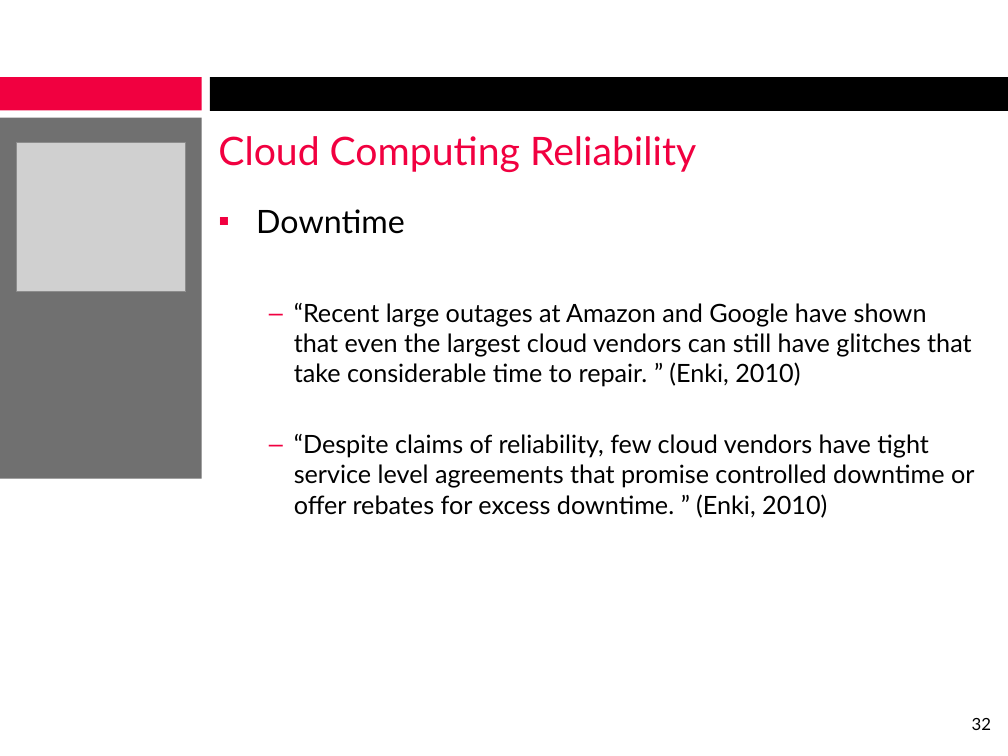
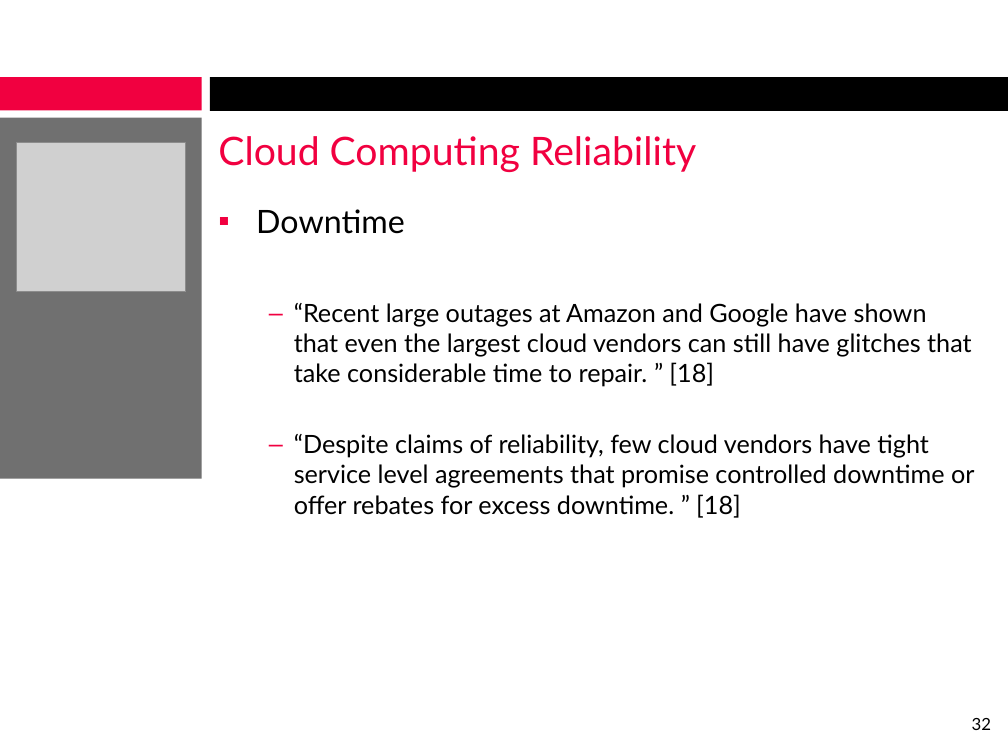
Before and after one commit to alexcraig/Sysc4806-Alarm-System, a slide deck: slide 32 of presentation_slides/PresentationSlides.pptx. Drawn at 1008x756 pixels with LibreOffice and Linux fonts; fonts in the diff are those of the drawing; grey boxes stand for pictures; background and template pictures are left out. Boxes give left, top, right and bottom in pixels: in the first picture for what was removed or moved away, otherwise in the second. Text is boxed around its words. In the diff, an @@ line names an element or a change of style, - is before the commit and + after.

```diff
--- a/presentation_slides/PresentationSlides.pptx
+++ b/presentation_slides/PresentationSlides.pptx
@@ text at box(294, 303, 974, 518): text changed @@
-  – “Recent large outages at Amazon and Google have shown that even the largest cloud vendors can still have glitches that take considerable time to repair. ” (Enki, 2010)
-  – “Despite claims of reliability, few cloud vendors have tight service level agreements that promise controlled downtime or offer rebates for excess downtime. ” (Enki, 2010)
+  – “Recent large outages at Amazon and Google have shown that even the largest cloud vendors can still have glitches that take considerable time to repair. ” [18]
+  – “Despite claims of reliability, few cloud vendors have tight service level agreements that promise controlled downtime or offer rebates for excess downtime. ” [18]
```
Also in this commit, not shown: 5 other slides changed.
